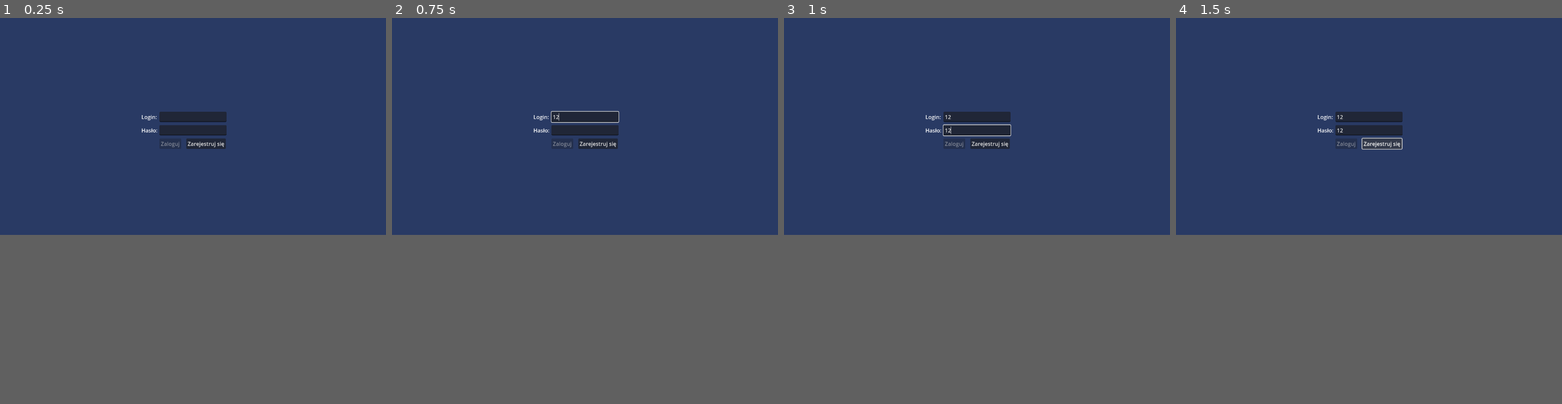
Above: before the commit, frames 1-4 (left to right).
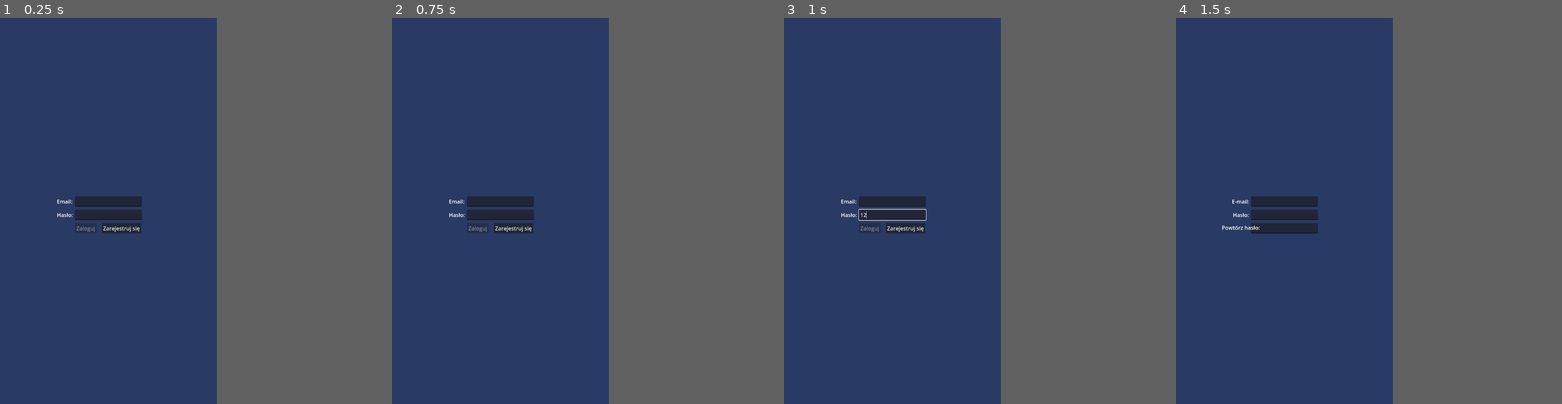
Above: after the commit, the same moments.

Repository: MateuszChoda/MediaLamus
Game: Godot game, scene res://Base/login_screen.tscn
Two runs of this game, one before a commit and one after it. Both use one fixed random seed, a clock stepped at 60 frames per second and the inputs below.
Inputs (mouse positions are in pixels of both pictures, inside the frame that each line leads up to):
- Up to frame 1 (0.25 s): no input
- Up to frame 2 (0.75 s): click (585, 118) at 0.52 s; type "12" at 0.6 s
- Up to frame 3 (1 s): click (977, 129) at 0.75 s; type "12" at 0.83 s
- Up to frame 4 (1.5 s): click "Zarejestruj się" at 1.25 s
In our replay, the window is 799x449 before the commit and 449x799 after it. These sizes can differ from the game's own. Grey fills any space a smaller window leaves; there, only what the larger window draws over its background counts as a difference.

The runs differ from the first frame. In frame 1, 2.6% of the frame differs, in the area x 14-59%, y 24-56%; in frame 2, 2.6%; in frame 3, 2.8%; in frame 4, 2.8%, in the area x 11-59%, y 24-56%.

Commit message:
Login implementation finished

Diff:
--- a/Base/login_screen.tscn
+++ b/Base/login_screen.tscn
@@ -10,6 +10,10 @@
 grow_horizontal = 2
 grow_vertical = 2
 script = ExtResource("1_85wjt")
+
+[node name="Timer" type="Timer" parent="."]
+wait_time = 300.0
+one_shot = true
 
 [node name="Background" type="ColorRect" parent="."]
 layout_mode = 1
@@ -33,7 +37,7 @@
 offset_bottom = -17.0
 grow_horizontal = 2
 grow_vertical = 2
-text = "Login:"
+text = "Email:"
 
 [node name="Login" type="LineEdit" parent="Background"]
 layout_mode = 1
@@ -108,3 +112,29 @@
 grow_horizontal = 2
 grow_vertical = 2
 text = "Zarejestruj się"
+
+[node name="Warning" type="Label" parent="Background"]
+layout_mode = 1
+anchors_preset = 8
+anchor_left = 0.5
+anchor_top = 0.5
+anchor_right = 0.5
+anchor_bottom = 0.5
+offset_left = -200.0
+offset_top = 80.0
+offset_right = 200.0
+offset_bottom = 180.0
+grow_horizontal = 2
+grow_vertical = 2
+theme_override_colors/font_color = Color(1, 0, 0, 1)
+horizontal_alignment = 1
+vertical_alignment = 1
+autowrap_mode = 3
+
+[connection signal="timeout" from="Timer" to="." method="_on_timer_timeout"]
+[connection signal="text_changed" from="Background/Login" to="." method="_on_login_text_changed"]
+[connection signal="text_submitted" from="Background/Login" to="." method="_on_login_text_submitted"]
+[connection signal="text_changed" from="Background/Haslo" to="." method="_on_haslo_text_changed"]
+[connection signal="text_submitted" from="Background/Haslo" to="." method="_on_haslo_text_submitted"]
+[connection signal="pressed" from="Background/SignIn" to="." method="_on_sign_in_pressed"]
+[connection signal="pressed" from="Background/Register" to="." method="_on_register_pressed"]
--- a/Scripts/global.gd
+++ b/Scripts/global.gd
@@ -4,9 +4,13 @@
 var save_path = "user://save.json"
 var loading = false
 
-var login_data = {}
+var login_data = {
+	"admin": "admin"
+}
 
-signal scene_changed()
+signal scene_changed
+signal wrong_password
+signal wrong_login
 
 func _ready() -> void:
 	current_scene_name = get_tree().get_current_scene().name
@@ -22,3 +26,12 @@
 
 func post_scene_change_initialization():
 	scene_changed.emit()
+
+func sign_in_pressed(login, password, scene_path):
+	if login_data.has(login):
+		if login_data.get(login) == password:
+			change_scene(scene_path)
+		else:
+			wrong_password.emit()
+	else:
+		wrong_login.emit()
--- a/Scripts/login_screen.gd
+++ b/Scripts/login_screen.gd
@@ -4,32 +4,75 @@
 @onready var password = $Background/Haslo
 @onready var sign_in = $Background/SignIn
 @onready var register = $Background/Register
+@onready var warning = $Background/Warning
+@onready var timer = $Timer
+
+var number_of_attempts: int = 0
 
 func _ready() -> void:
 	sign_in.disabled = true
+	warning.visible = false
+	Global.wrong_login.connect(_on_wrong_login)
+	Global.wrong_password.connect(_on_wrong_password)
 
 func _process(delta: float) -> void:
 	pass
 
 func _on_login_text_changed(new_text: String) -> void:
-	pass # Replace with function body.
+	if password.text != "":
+		sign_in.disabled = false
 
 
 func _on_haslo_text_changed(new_text: String) -> void:
-	pass # Replace with function body.
+	if login.text != "":
+		sign_in.disabled = false
 
 
 func _on_haslo_text_submitted(new_text: String) -> void:
-	pass # Replace with function body.
+	if login.text != "":
+		pass
+	else:
+		warning.text = "Podaj adres email!"
+		warning.visible = true
 
 
 func _on_login_text_submitted(new_text: String) -> void:
-	pass # Replace with function body.
+	if password.text != "":
+		pass
+	else:
+		warning.text = "Podaj hasło!"
+		warning.visible = true
 
 
 func _on_sign_in_pressed() -> void:
-	pass # Replace with function body.
+	if login.text != "" and password.text != "":
+		Global.sign_in_pressed(login.text, password.text, "")
+	else:
+		warning.text = "Podaj email i hasło!"
+		warning.visible = true
 
 
 func _on_register_pressed() -> void:
-	pass # Replace with function body.
+	Global.change_scene("res://Base/Register_screen.tscn")
+
+func _on_wrong_login():
+	warning.text = "Podano nieprawidłowy adres email!"
+	warning.visible = true
+
+func _on_wrong_password():
+	if number_of_attempts < 4:
+		number_of_attempts += 1
+		warning.text = "Podano nieprawidłowe hasło, pozostało %s prób." % (4-number_of_attempts)
+		warning.visible = true
+	else:
+		warning.text = "Przekroczono dozowloną liczbę prób, logowanie zablokowane na 5 minut."
+		warning.visible = true
+		timer.start()
+		login.editable = false
+		password.editable = false
+		sign_in.disabled = true
+
+func _on_timer_timeout() -> void:
+	login.editable = true
+	password.editable = true
+	sign_in.disabled = false
--- a/project.godot
+++ b/project.godot
@@ -15,6 +15,16 @@
 config/features=PackedStringArray("4.4", "Mobile")
 config/icon="res://icon.svg"
 
+[autoload]
+
+Global="*res://Scripts/global.gd"
+
+[display]
+
+window/size/viewport_width=648
+window/size/viewport_height=1152
+window/handheld/orientation=1
+
 [rendering]
 
 renderer/rendering_method="mobile"
Not shown: 1 places in Base/Register_screen.tscn that only renumber resources
